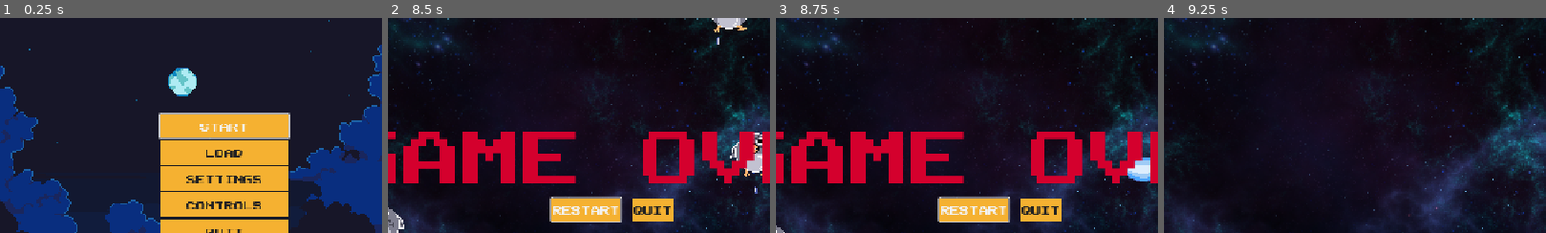
Above: before the commit, frames 1-4 (left to right).
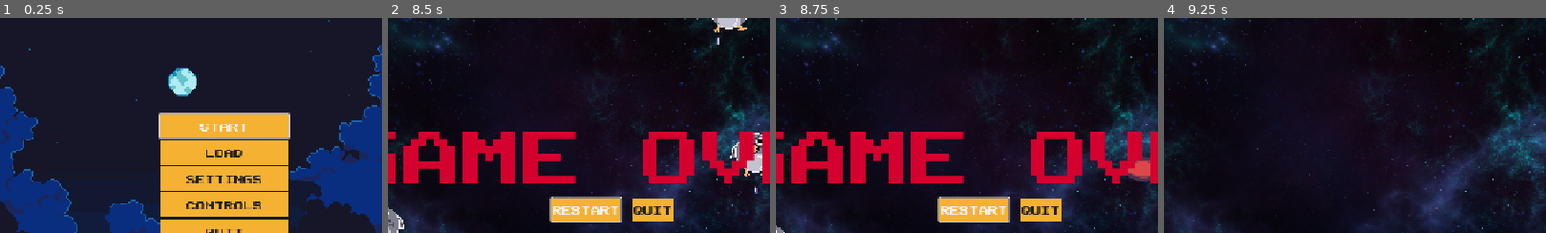
Above: after the commit, the same moments.

Repository: fabiolrodriguez/k-raio
Game: Godot game, scene res://scenes/main_menu/main_menu.tscn
Same seed, same stepped clock (60 frames per second), same inputs: the game is played once before the commit and once after it.
Inputs (mouse positions are % of the whole screen's width and height, from its top left):
- Up to frame 1 (0.25 s): no input
- Up to frame 2 (8.5 s): click "START" at 0.5 s; tap Enter (ui_accept) at 1.25, 1.52, 2.27, 3.77, 4.52, 5.27, 6.77, 7.52, 8.27 s; move the mouse to (72, 45) at 1.27 s; hold Right (ui_right) 1.28-2.03 s; move the mouse to (30, 55) at 2.02 s; hold Down (ui_down) 2.03-2.78 s; move the mouse to (60, 28) at 2.77 s; hold Right (ui_right) 2.78-3.53 s; move the mouse to (45, 70) at 3.52 s; hold Up (ui_up) 3.53-4.28 s; move the mouse to (80, 65) at 4.27 s; hold Left (ui_left) 4.28-5.78 s; move the mouse to (20, 35) at 5.02 s; move the mouse to (55, 50) at 5.77 s; hold Down (ui_down) 5.78-6.53 s; move the mouse to (35, 25) at 6.52 s; hold Right (ui_right) 6.53-7.28 s; move the mouse to (72, 45) at 7.27 s; hold Up (ui_up) 7.28-8.03 s; move the mouse to (30, 55) at 8.02 s; hold Right (ui_right) from 8.03 s (still down)
- Up to frame 3 (8.75 s): keep holding Right (ui_right)
- Up to frame 4 (9.25 s): release Right (ui_right) at 8.75 s; click "RESTART" at 8.75 s
The pictures show only the part of the screen within x 21-71%, y 13-63%; the shares and areas given below are measured in that part.

Frames 1-2 are identical in both runs. In frame 3, 0.5% of the frame differs, in the area x 92-98%, y 64-76%; in frame 4, nothing differs.

Commit message:
added different images for each upgrade

Diff:
--- a/scenes/enemy/enemy.tscn
+++ b/scenes/enemy/enemy.tscn
@@ -34,6 +34,7 @@
 enemy_bullet_scene = ExtResource("2_40wdo")
 upgrade_pickup_scene = ExtResource("3_cwlon")
 drop_chance = 0.1
+possible_upgrades = Array[String](["spread_shot", "speed_up"])
 
 [node name="enemy" type="AnimatedSprite2D" parent="." unique_id=682130548]
 scale = Vector2(1.3, 1.3)
--- a/scenes/player/upgrade.tscn
+++ b/scenes/player/upgrade.tscn
@@ -2,6 +2,21 @@
 
 [ext_resource type="Texture2D" uid="uid://b0dko2jaq6y6d" path="res://assets/textures/multishot.png" id="1_mt44h"]
 [ext_resource type="Script" uid="uid://dvjeiw2kkcvgc" path="res://scripts/upgrade.gd" id="1_unown"]
+[ext_resource type="Texture2D" uid="uid://c7meju6rhcdux" path="res://assets/textures/multishot2.png" id="2_c570m"]
+
+[sub_resource type="SpriteFrames" id="SpriteFrames_akeom"]
+animations = [{
+"frames": [{
+"duration": 1.0,
+"texture": ExtResource("2_c570m")
+}, {
+"duration": 1.0,
+"texture": ExtResource("1_mt44h")
+}],
+"loop": true,
+"name": &"default",
+"speed": 5.0
+}]
 
 [sub_resource type="CapsuleShape2D" id="CapsuleShape2D_mt44h"]
 radius = 32.0
@@ -12,8 +27,9 @@
 collision_mask = 2
 script = ExtResource("1_unown")
 
-[node name="upgrade" type="Sprite2D" parent="." unique_id=142368657]
-texture = ExtResource("1_mt44h")
+[node name="upgrade" type="AnimatedSprite2D" parent="." unique_id=1366746943]
+sprite_frames = SubResource("SpriteFrames_akeom")
+autoplay = "default"
 
 [node name="collider" type="CollisionShape2D" parent="." unique_id=207507678]
 position = Vector2(0, 4)
--- a/scripts/enemy.gd
+++ b/scripts/enemy.gd
@@ -12,7 +12,7 @@
 
 @export var upgrade_pickup_scene: PackedScene
 @export var drop_chance: float = 0.2
-@export var possible_upgrades: Array[String] = ["spread_shot"]
+@export var possible_upgrades: Array[String] = ["spread_shot", "speed_up"]
 
 func _process(delta):
 	global_position.y += speed * delta
@@ -78,3 +78,6 @@
 
 	var random_upgrade = possible_upgrades.pick_random()
 	pickup.upgrade_id = random_upgrade
+
+	if pickup.has_method("apply_visual"):
+		pickup.apply_visual()
--- a/scripts/enemydiag.gd
+++ b/scripts/enemydiag.gd
@@ -11,7 +11,7 @@
 
 @export var upgrade_pickup_scene: PackedScene
 @export var drop_chance: float = 0.2
-@export var possible_upgrades: Array[String] = ["spread_shot"]
+@export var possible_upgrades: Array[String] = ["spread_shot", "speed_up"]
 
 
 func _ready():
@@ -75,3 +75,6 @@
 
 	var random_upgrade = possible_upgrades.pick_random()
 	pickup.upgrade_id = random_upgrade
+
+	if pickup.has_method("apply_visual"):
+		pickup.apply_visual()
--- a/scripts/player.gd
+++ b/scripts/player.gd
@@ -74,6 +74,8 @@
 
 	upgrades[upgrade_id] += 1
 	recalculate_upgrades()
+	print("Upgrade aplicado:", upgrade_id)
+	print("Velocidade atual:", speed)
 
 func recalculate_upgrades():
 	fire_rate = max(0.05, base_fire_rate - (upgrades["fire_rate"] * 0.03))
--- a/scripts/upgrade.gd
+++ b/scripts/upgrade.gd
@@ -2,6 +2,14 @@
 
 @export var speed: float = 80.0
 @export var upgrade_id: String = "spread_shot"
+@onready var texture = $upgrade
+
+var upgrade_colors = {
+	"spread_shot": Color(1.0, 0.3, 0.3),   # vermelho
+	"speed_up": Color(0.3, 0.8, 1.0),      # azul claro
+	"fire_rate": Color(1.0, 0.9, 0.3),     # amarelo
+	"shield": Color(0.4, 1.0, 0.5)         # verde
+}
 
 func _process(delta):
 	global_position.y += speed * delta
@@ -9,7 +17,19 @@
 	if global_position.y > get_viewport_rect().size.y + 32:
 		queue_free()
 
+func _ready():
+	apply_visual()
+
 func _on_body_entered(body):
 	if body.has_method("apply_upgrade"):
 		body.apply_upgrade(upgrade_id)
 		queue_free()
+
+func apply_visual():
+	if texture == null:
+		return
+
+	if upgrade_colors.has(upgrade_id):
+		texture.modulate = upgrade_colors[upgrade_id]
+	else:
+		texture.modulate = Color.WHITE
Binary file added: assets/textures/multishot2.png
Not shown, added: assets/textures/multishot2.png.import
